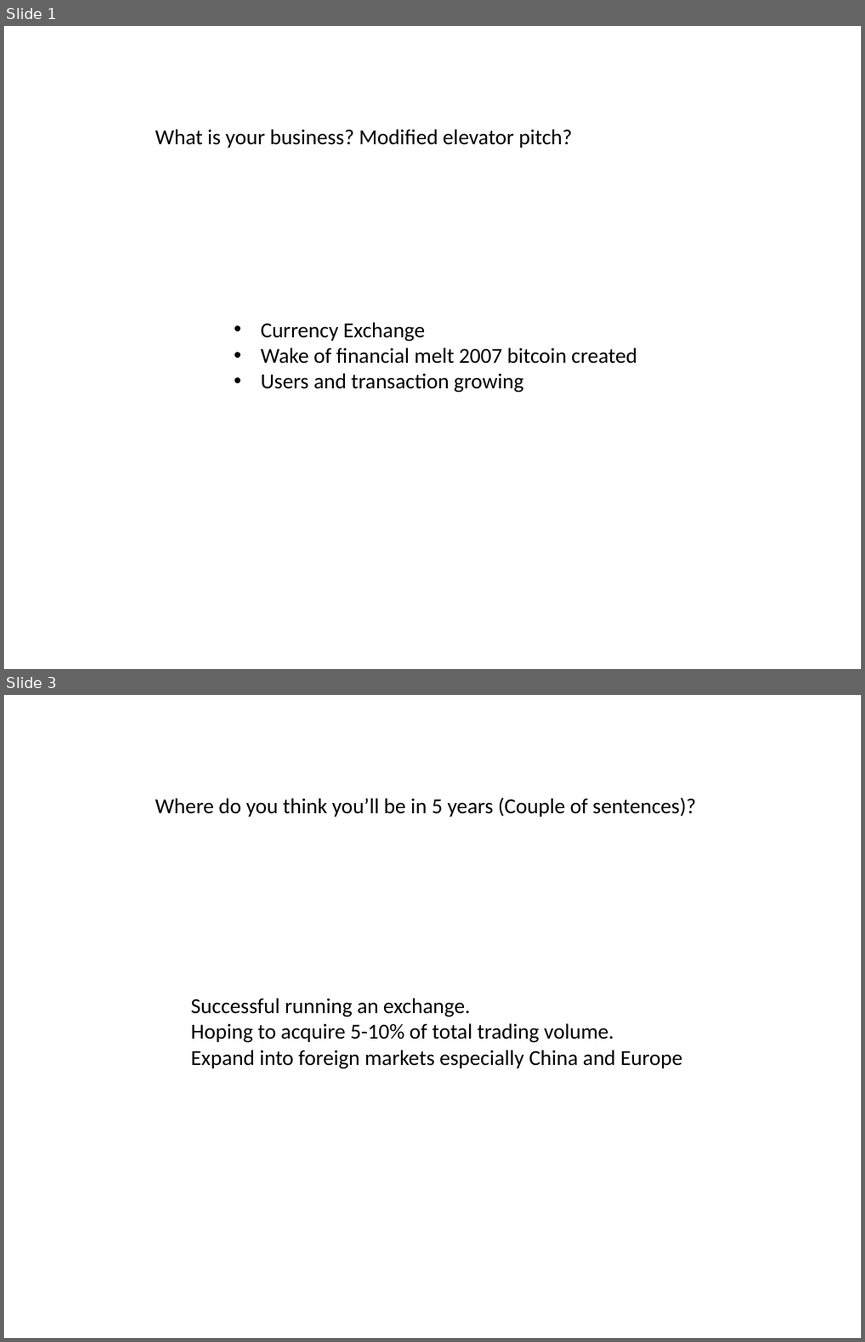
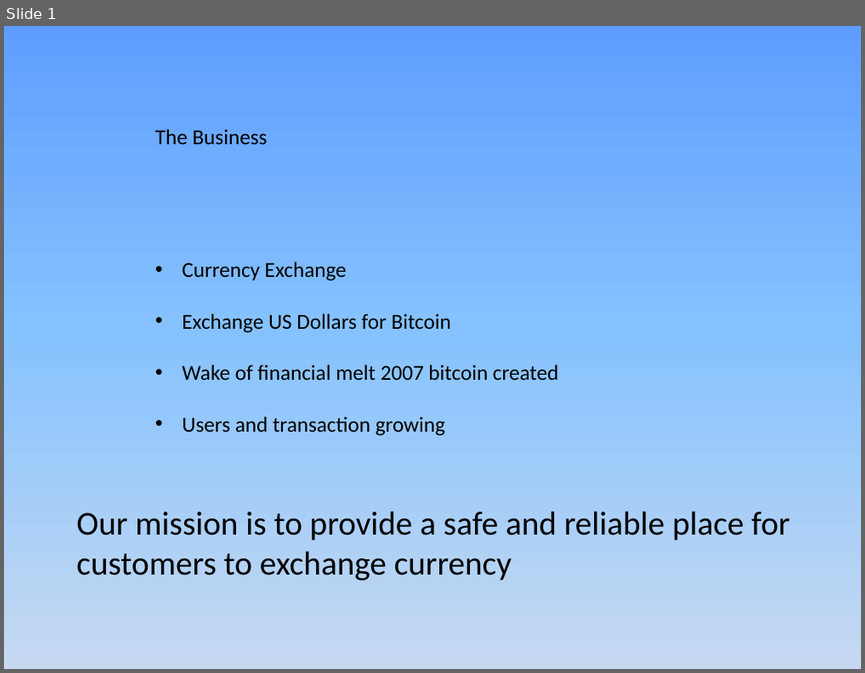
Before and after one commit to JamesLeB/Business, a slide deck: TODO/2-Monday/Presentation1.pptx. Shown one above the other, each under a label of ours: slides 1 and 3 before the commit, slide 1 after it; the slides between them are not shown. The pictures are 865x1342 and 865x673 pixels, drawn with LibreOffice and Linux fonts; fonts in the diff are those of the drawing. Boxes give left, top, right and bottom in pixels: in the first picture for what was removed or moved away, otherwise in the second. Text is boxed around its words. In the diff, an @@ line names an element or a change of style, - is before the commit and + after.

```diff
--- a/TODO/2-Monday/Presentation1.pptx
+++ b/TODO/2-Monday/Presentation1.pptx
@@ slide 3 removed at box(4, 695, 861, 1338), background #FFFFFF @@
@@ text removed at box(155, 797, 696, 817) @@
-Where do you think you’ll be in 5 years (Couple of sentences)?
@@ text removed at box(191, 998, 682, 1069) @@
-Successful running an exchange.
-Hoping to acquire 5-10% of total trading volume.
-Expand into foreign markets especially China and Europe
@@ slide 1 changed as well @@
@@ background #FFFFFF to gradient #5E9EFF to #85C2FF to #C6D9F1 @@
@@ text at box(155, 129, 268, 145): text changed @@
-What is your business? Modified elevator pitch?
+The Business
@@ text "Currency Exchange": place and size @@
-text "Currency Exchange" at box(261, 322, 636, 392)
+text "Currency Exchange" at box(182, 261, 558, 436)
@@ text at box(182, 261, 558, 436): line spacing 1 to 2 @@
@@ text at box(182, 313, 451, 333): paragraph added @@
+• Exchange US Dollars for Bitcoin
@@ text added at box(76, 510, 789, 580), 28 pt, text #000000 @@
+Our mission is to provide a safe and reliable place for customers to exchange currency
```
Also in this commit, not shown: 12 other slides changed, 2 slides added, 1 other slide removed, 1 other file.
